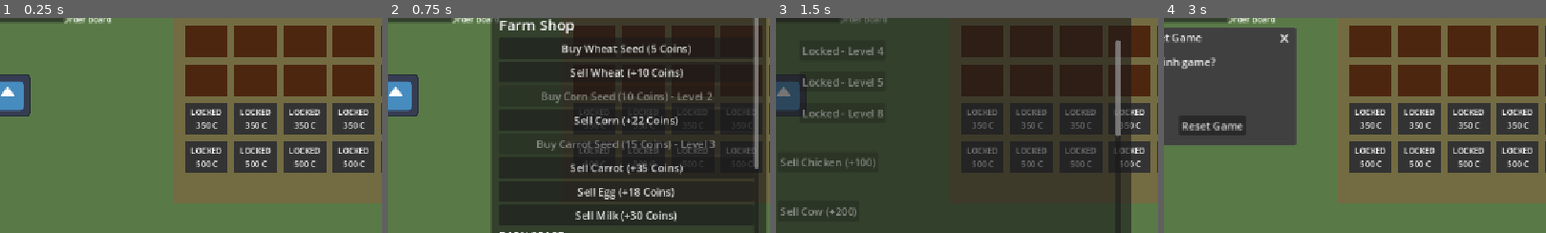
Above: before the commit, frames 1-4 (left to right).
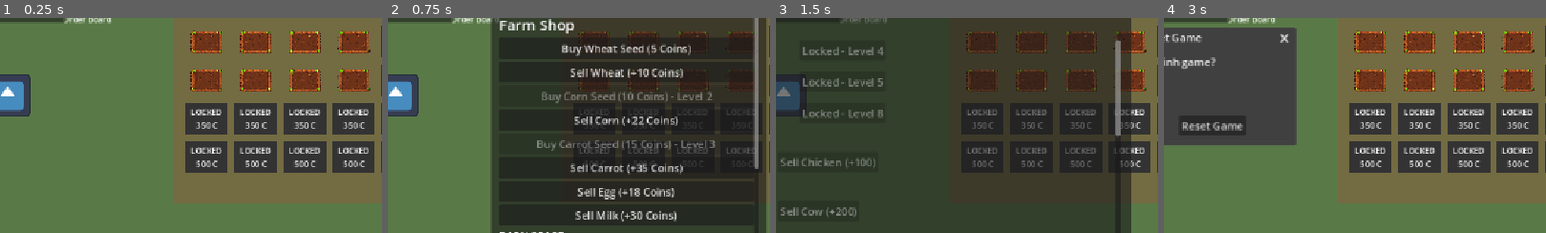
Above: after the commit, the same moments.

Repository: Vanthang19130201/game-nong
Game: Godot game, scene res://main.tscn
Two runs of this game, one before a commit and one after it. Both use one fixed random seed, a clock stepped at 60 frames per second and the inputs below. The engine's default icon, where the game draws it, is replaced by a stand-in: a white triangle on a blue panel in a dark square.
Inputs:
- Up to frame 1 (0.25 s): no input
- Up to frame 2 (0.75 s): click "Open Shop" at 0.5 s
- Up to frame 3 (1.5 s): click "Build & Animals" at 1.25 s
- Up to frame 4 (3 s): click "Wheat" at 2 s; click "Reset" at 2.75 s
The pictures show only the part of the screen within x 49-99%, y 32-82%; the shares and areas given below are measured in that part.

The runs differ from the first frame. In frame 1, 12% of the frame differs, in the area x 48-98%, y 3-37%; in frame 2, 2.4%; in frame 3, 8.5%; in frame 4, 12%.

Commit message:
Prepare visual asset integration

Diff:
--- a/main.tscn
+++ b/main.tscn
@@ -2,7 +2,6 @@
 
 [ext_resource type="Script" uid="uid://rhxig8gxyrdc" path="res://player.gd" id="1_0xm2m"]
 [ext_resource type="Texture2D" uid="uid://m753onc7et8y" path="res://icon.svg" id="2_h2yge"]
-[ext_resource type="Script" uid="uid://dmiin4p8yvpun" path="res://soil_plot.gd" id="3_h2yge"]
 [ext_resource type="Texture2D" uid="uid://cgje3gncaw2dy" path="res://assets/buildings/house/house1.png" id="4_getpj"]
 [ext_resource type="PackedScene" path="res://hud.tscn" id="4_hud"]
 [ext_resource type="Script" uid="uid://cv4b8aubh8cw0" path="res://farm.gd" id="5_farm"]
@@ -17,7 +16,6 @@
 [ext_resource type="PackedScene" path="res://fishing_spot.tscn" id="14_fishing"]
 [ext_resource type="PackedScene" path="res://fish_market.tscn" id="15_market"]
 [ext_resource type="Script" uid="uid://bv2sw1d224cv8" path="res://artwork_sprite.gd" id="90_art"]
-[ext_resource type="Script" uid="uid://cbdwg116yfrru" path="res://soil_visual.gd" id="91_visual"]
 [ext_resource type="Script" uid="uid://dwi3al7wwxxvc" path="res://character_visual.gd" id="92_anim"]
 [ext_resource type="SpriteFrames" path="res://assets/characters/directional_frames.tres" id="93_frames"]
 [ext_resource type="Script" uid="uid://bftdjeeaw3cnf" path="res://building_visual.gd" id="94_building"]
@@ -27,9 +25,6 @@
 
 [sub_resource type="RectangleShape2D" id="RectangleShape2D_6rjdj"]
 size = Vector2(28, 28)
-
-[sub_resource type="RectangleShape2D" id="RectangleShape2D_0xm2m"]
-size = Vector2(68, 52)
 
 [sub_resource type="RectangleShape2D" id="RiverUpperShape"]
 size = Vector2(140, 790)
@@ -91,7 +86,6 @@
 offset_right = 100.0
 offset_bottom = 110.0
 theme_override_font_sizes/font_size = 12
-text = ""
 horizontal_alignment = 1
 vertical_alignment = 1
 
@@ -187,269 +181,29 @@
 script = ExtResource("92_anim")
 fallback_paths = Array[NodePath]([NodePath("../Icon")])
 
-[node name="SoilPlot" type="Area2D" parent="." unique_id=610237959]
+[node name="SoilPlot" parent="." unique_id=610237959 instance=ExtResource("12_plot")]
 position = Vector2(1100, 520)
-script = ExtResource("3_h2yge")
 plot_id = "soil_01"
 
-[node name="PlantLabel" type="Label" parent="SoilPlot" unique_id=666867354]
-z_index = 1
-offset_left = -32.0
-offset_top = -24.0
-offset_right = 32.0
-offset_bottom = 24.0
-theme_override_font_sizes/font_size = 12
-horizontal_alignment = 1
-vertical_alignment = 1
-metadata/_edit_use_anchors_ = true
-
-[node name="GrowTimer" type="Timer" parent="SoilPlot" unique_id=1065166647]
-wait_time = 10.0
-one_shot = true
-
-[node name="SoilColor" type="ColorRect" parent="SoilPlot" unique_id=1599481107]
-offset_left = -32.0
-offset_top = -24.0
-offset_right = 32.0
-offset_bottom = 24.0
-mouse_filter = 2
-color = Color(0.18139222, 0.008802304, 0, 1)
-metadata/_edit_use_anchors_ = true
-
-[node name="CollisionShape2D" type="CollisionShape2D" parent="SoilPlot" unique_id=755647875]
-shape = SubResource("RectangleShape2D_0xm2m")
-
-[node name="Visuals" type="Node2D" parent="SoilPlot" unique_id=996332694]
-script = ExtResource("91_visual")
-
-[node name="SoilSprite" type="Sprite2D" parent="SoilPlot/Visuals" unique_id=195444098]
-script = ExtResource("90_art")
-fallback_paths = Array[NodePath]([NodePath("../../SoilColor")])
-
-[node name="CropSprite" type="Sprite2D" parent="SoilPlot/Visuals" unique_id=465743007]
-z_index = 1
-script = ExtResource("90_art")
-fallback_paths = Array[NodePath]([NodePath("../../PlantLabel")])
-
-[node name="SoilPlot6" type="Area2D" parent="." unique_id=948524571]
+[node name="SoilPlot6" parent="." unique_id=948524571 instance=ExtResource("12_plot")]
 position = Vector2(1174, 578)
-script = ExtResource("3_h2yge")
 plot_id = "soil_06"
 
-[node name="PlantLabel" type="Label" parent="SoilPlot6" unique_id=1063902503]
-z_index = 1
-offset_left = -32.0
-offset_top = -24.0
-offset_right = 32.0
-offset_bottom = 24.0
-theme_override_font_sizes/font_size = 12
-horizontal_alignment = 1
-vertical_alignment = 1
-metadata/_edit_use_anchors_ = true
-
-[node name="GrowTimer" type="Timer" parent="SoilPlot6" unique_id=662499450]
-wait_time = 10.0
-one_shot = true
-
-[node name="SoilColor" type="ColorRect" parent="SoilPlot6" unique_id=348611353]
-offset_left = -32.0
-offset_top = -24.0
-offset_right = 32.0
-offset_bottom = 24.0
-mouse_filter = 2
-color = Color(0.18139222, 0.008802304, 0, 1)
-metadata/_edit_use_anchors_ = true
-
-[node name="CollisionShape2D" type="CollisionShape2D" parent="SoilPlot6" unique_id=1018242756]
-shape = SubResource("RectangleShape2D_0xm2m")
-
-[node name="Visuals" type="Node2D" parent="SoilPlot6" unique_id=988254194]
-script = ExtResource("91_visual")
-
-[node name="SoilSprite" type="Sprite2D" parent="SoilPlot6/Visuals" unique_id=1860357018]
-script = ExtResource("90_art")
-fallback_paths = Array[NodePath]([NodePath("../../SoilColor")])
-
-[node name="CropSprite" type="Sprite2D" parent="SoilPlot6/Visuals" unique_id=809446884]
-z_index = 1
-script = ExtResource("90_art")
-fallback_paths = Array[NodePath]([NodePath("../../PlantLabel")])
-
-[node name="SoilPlot5" type="Area2D" parent="." unique_id=236598396]
+[node name="SoilPlot5" parent="." unique_id=236598396 instance=ExtResource("12_plot")]
 position = Vector2(1100, 578)
-script = ExtResource("3_h2yge")
 plot_id = "soil_05"
 
-[node name="PlantLabel" type="Label" parent="SoilPlot5" unique_id=818297835]
-z_index = 1
-offset_left = -32.0
-offset_top = -24.0
-offset_right = 32.0
-offset_bottom = 24.0
-theme_override_font_sizes/font_size = 12
-horizontal_alignment = 1
-vertical_alignment = 1
-metadata/_edit_use_anchors_ = true
-
-[node name="GrowTimer" type="Timer" parent="SoilPlot5" unique_id=724060958]
-wait_time = 10.0
-one_shot = true
-
-[node name="SoilColor" type="ColorRect" parent="SoilPlot5" unique_id=1447585923]
-offset_left = -32.0
-offset_top = -24.0
-offset_right = 32.0
-offset_bottom = 24.0
-mouse_filter = 2
-color = Color(0.18139222, 0.008802304, 0, 1)
-metadata/_edit_use_anchors_ = true
-
-[node name="CollisionShape2D" type="CollisionShape2D" parent="SoilPlot5" unique_id=1927352723]
-shape = SubResource("RectangleShape2D_0xm2m")
-
-[node name="Visuals" type="Node2D" parent="SoilPlot5" unique_id=1933769772]
-script = ExtResource("91_visual")
-
-[node name="SoilSprite" type="Sprite2D" parent="SoilPlot5/Visuals" unique_id=465411362]
-script = ExtResource("90_art")
-fallback_paths = Array[NodePath]([NodePath("../../SoilColor")])
-
-[node name="CropSprite" type="Sprite2D" parent="SoilPlot5/Visuals" unique_id=1348756047]
-z_index = 1
-script = ExtResource("90_art")
-fallback_paths = Array[NodePath]([NodePath("../../PlantLabel")])
-
-[node name="SoilPlot4" type="Area2D" parent="." unique_id=2016170595]
+[node name="SoilPlot4" parent="." unique_id=2016170595 instance=ExtResource("12_plot")]
 position = Vector2(1322, 520)
-script = ExtResource("3_h2yge")
 plot_id = "soil_04"
 
-[node name="PlantLabel" type="Label" parent="SoilPlot4" unique_id=130399966]
-z_index = 1
-offset_left = -32.0
-offset_top = -24.0
-offset_right = 32.0
-offset_bottom = 24.0
-theme_override_font_sizes/font_size = 12
-horizontal_alignment = 1
-vertical_alignment = 1
-metadata/_edit_use_anchors_ = true
-
-[node name="GrowTimer" type="Timer" parent="SoilPlot4" unique_id=2023861260]
-wait_time = 10.0
-one_shot = true
-
-[node name="SoilColor" type="ColorRect" parent="SoilPlot4" unique_id=143651468]
-offset_left = -32.0
-offset_top = -24.0
-offset_right = 32.0
-offset_bottom = 24.0
-mouse_filter = 2
-color = Color(0.18139222, 0.008802304, 0, 1)
-metadata/_edit_use_anchors_ = true
-
-[node name="CollisionShape2D" type="CollisionShape2D" parent="SoilPlot4" unique_id=135574040]
-shape = SubResource("RectangleShape2D_0xm2m")
-
-[node name="Visuals" type="Node2D" parent="SoilPlot4" unique_id=1488389372]
-script = ExtResource("91_visual")
-
-[node name="SoilSprite" type="Sprite2D" parent="SoilPlot4/Visuals" unique_id=1137810092]
-script = ExtResource("90_art")
-fallback_paths = Array[NodePath]([NodePath("../../SoilColor")])
-
-[node name="CropSprite" type="Sprite2D" parent="SoilPlot4/Visuals" unique_id=1402067875]
-z_index = 1
-script = ExtResource("90_art")
-fallback_paths = Array[NodePath]([NodePath("../../PlantLabel")])
-
-[node name="SoilPlot3" type="Area2D" parent="." unique_id=311795311]
+[node name="SoilPlot3" parent="." unique_id=311795311 instance=ExtResource("12_plot")]
 position = Vector2(1248, 520)
-script = ExtResource("3_h2yge")
 plot_id = "soil_03"
 
-[node name="PlantLabel" type="Label" parent="SoilPlot3" unique_id=1167702322]
-z_index = 1
-offset_left = -32.0
-offset_top = -24.0
-offset_right = 32.0
-offset_bottom = 24.0
-theme_override_font_sizes/font_size = 12
-horizontal_alignment = 1
-vertical_alignment = 1
-metadata/_edit_use_anchors_ = true
-
-[node name="GrowTimer" type="Timer" parent="SoilPlot3" unique_id=328151511]
-wait_time = 10.0
-one_shot = true
-
-[node name="SoilColor" type="ColorRect" parent="SoilPlot3" unique_id=230088132]
-offset_left = -32.0
-offset_top = -24.0
-offset_right = 32.0
-offset_bottom = 24.0
-mouse_filter = 2
-color = Color(0.18139222, 0.008802304, 0, 1)
-metadata/_edit_use_anchors_ = true
-
-[node name="CollisionShape2D" type="CollisionShape2D" parent="SoilPlot3" unique_id=302752602]
-shape = SubResource("RectangleShape2D_0xm2m")
-
-[node name="Visuals" type="Node2D" parent="SoilPlot3" unique_id=701090432]
-script = ExtResource("91_visual")
-
-[node name="SoilSprite" type="Sprite2D" parent="SoilPlot3/Visuals" unique_id=206400323]
-script = ExtResource("90_art")
-fallback_paths = Array[NodePath]([NodePath("../../SoilColor")])
-
-[node name="CropSprite" type="Sprite2D" parent="SoilPlot3/Visuals" unique_id=646457734]
-z_index = 1
-script = ExtResource("90_art")
-fallback_paths = Array[NodePath]([NodePath("../../PlantLabel")])
-
-[node name="SoilPlot2" type="Area2D" parent="." unique_id=1559835726]
+[node name="SoilPlot2" parent="." unique_id=1559835726 instance=ExtResource("12_plot")]
 position = Vector2(1174, 520)
-script = ExtResource("3_h2yge")
 plot_id = "soil_02"
-
-[node name="PlantLabel" type="Label" parent="SoilPlot2" unique_id=1368112123]
-z_index = 1
-offset_left = -32.0
-offset_top = -24.0
-offset_right = 32.0
-offset_bottom = 24.0
-theme_override_font_sizes/font_size = 12
-horizontal_alignment = 1
-vertical_alignment = 1
-metadata/_edit_use_anchors_ = true
-
-[node name="GrowTimer" type="Timer" parent="SoilPlot2" unique_id=735638829]
-wait_time = 10.0
-one_shot = true
-
-[node name="SoilColor" type="ColorRect" parent="SoilPlot2" unique_id=675645173]
-offset_left = -32.0
-offset_top = -24.0
-offset_right = 32.0
-offset_bottom = 24.0
-mouse_filter = 2
-color = Color(0.18139222, 0.008802304, 0, 1)
-metadata/_edit_use_anchors_ = true
-
-[node name="CollisionShape2D" type="CollisionShape2D" parent="SoilPlot2" unique_id=241495818]
-shape = SubResource("RectangleShape2D_0xm2m")
-
-[node name="Visuals" type="Node2D" parent="SoilPlot2" unique_id=1679813670]
-script = ExtResource("91_visual")
-
-[node name="SoilSprite" type="Sprite2D" parent="SoilPlot2/Visuals" unique_id=499917050]
-script = ExtResource("90_art")
-fallback_paths = Array[NodePath]([NodePath("../../SoilColor")])
-
-[node name="CropSprite" type="Sprite2D" parent="SoilPlot2/Visuals" unique_id=535693431]
-z_index = 1
-script = ExtResource("90_art")
-fallback_paths = Array[NodePath]([NodePath("../../PlantLabel")])
 
 [node name="DogHouse" type="Node2D" parent="." unique_id=13681641]
 visible = false
--- a/soil_plot.tscn
+++ b/soil_plot.tscn
@@ -5,6 +5,7 @@
 [ext_resource type="Script" path="res://artwork_sprite.gd" id="90_art"]
 
 [ext_resource type="Script" path="res://soil_plot.gd" id="1"]
+[ext_resource type="Texture2D" path="res://assets/crops/soil/soil_plot.png" id="2_soil"]
 
 [sub_resource type="RectangleShape2D" id="PlotShape"]
 size = Vector2(68, 52)
@@ -41,9 +42,12 @@
 script = ExtResource("91_visual")
 
 [node name="SoilSprite" type="Sprite2D" parent="Visuals"]
+scale = Vector2(0.05103668, 0.03827751)
+texture = ExtResource("2_soil")
 script = ExtResource("90_art")
 fallback_paths = Array[NodePath]([NodePath("../../SoilColor")])
 
 [node name="CropSprite" type="Sprite2D" parent="Visuals"]
+z_index = 1
 script = ExtResource("90_art")
 fallback_paths = Array[NodePath]([NodePath("../../PlantLabel")])
--- a/soil_visual.gd
+++ b/soil_visual.gd
@@ -1,4 +1,6 @@
 extends Node2D
+
+const SOIL_TEXTURE: Texture2D = preload("res://assets/crops/soil/soil_plot.png")
 
 # Keys such as WHEAT_GROWING / WHEAT_READY; assign textures in the Inspector.
 @export var crop_textures: Dictionary = {}
@@ -9,6 +11,11 @@
 	var label: Label = plot.get_node("PlantLabel")
 	var color: ColorRect = plot.get_node("SoilColor")
 	var unlocked: bool = plot.is_unlocked()
+	$SoilSprite.texture = SOIL_TEXTURE
+	$SoilSprite.scale = Vector2(64.0, 48.0) / SOIL_TEXTURE.get_size()
+	$SoilSprite.visible = unlocked
+	color.visible = not unlocked
+	$CropSprite.z_index = $SoilSprite.z_index + 1
 	color.color = Color(0.3, 0.15, 0.06, 1) if unlocked else Color(0.2, 0.2, 0.2, 1)
 	$SoilSprite.modulate = Color.WHITE if unlocked else Color(0.5, 0.5, 0.5)
 	var key: String = plot.crop_type + "_" + plot.PlotState.keys()[plot.state]
Binary file added: assets/crops/soil/soil_plot.png
Not shown, added: assets/crops/soil/soil_plot.png.import
Binary file added: assets/crops/soil_plot.png
Not shown, added: assets/crops/soil_plot.png.import
